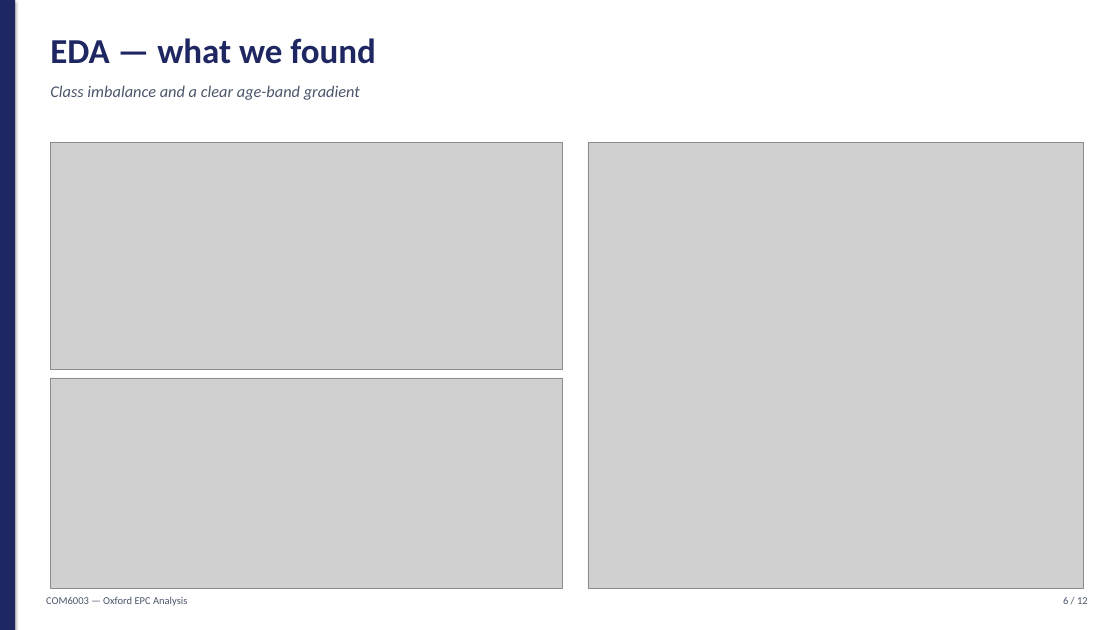
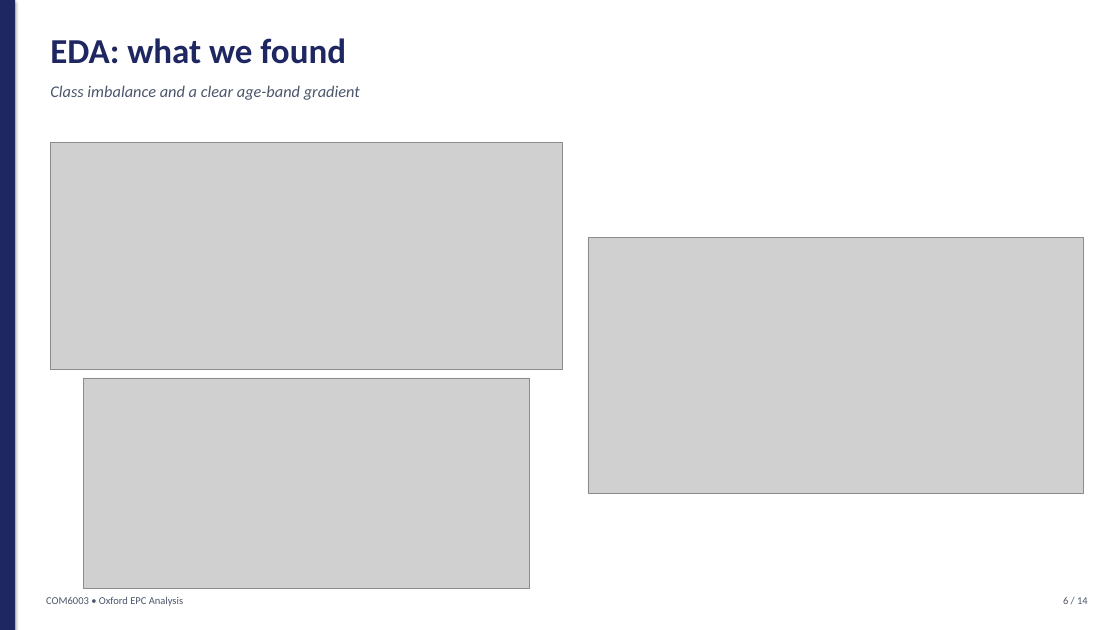
Before and after one commit to parsecsion/oxford-epc, a slide deck: slide 6 of presentation/COM6003_Oxford_Presentation.pptx. Drawn at 1120x630 pixels with LibreOffice and Linux fonts; fonts in the diff are those of the drawing; grey boxes stand for pictures. Boxes give left, top, right and bottom in pixels: in the first picture for what was removed or moved away, otherwise in the second. Text is boxed around its words. In the diff, an @@ line names an element or a change of style, - is before the commit and + after.

Commit message:
Update presentation to current results; fix stale SHAP/permutation figures
Presentation: refreshed all stale numbers and embedded figures to the current
pipeline run, added a regression-to-band concept-diagram slide and an
unsupervised-segmentation + recommender slide, renumbered footers, removed em
dashes. Regenerated fig_perm_importance (windows top, QWK-scored) and
fig_shap_summary (regressor beeswarm) which were stale legacy plots, and
re-embedded them in both the deck and the report (Figures 9 and 10).

```diff
--- a/presentation/COM6003_Oxford_Presentation.pptx
+++ b/presentation/COM6003_Oxford_Presentation.pptx
@@ text at <box>50,38,346,64</box>: text changed @@
-EDA — what we found
+EDA: what we found
@@ picture: place and size @@
-picture at <box>588,143,1084,588</box>
+picture at <box>588,237,1084,493</box>
@@ picture: place and size @@
-picture at <box>50,378,563,588</box>
+picture at <box>83,378,530,588</box>
@@ text at <box>46,596,183,606</box>: text changed @@
-COM6003 — Oxford EPC Analysis
+COM6003 • Oxford EPC Analysis
@@ text at <box>1063,597,1088,604</box>: text changed @@
-6 / 12
+6 / 14
```
Also in this commit, not shown: 11 other slides changed, 2 slides added, 4 other files.
